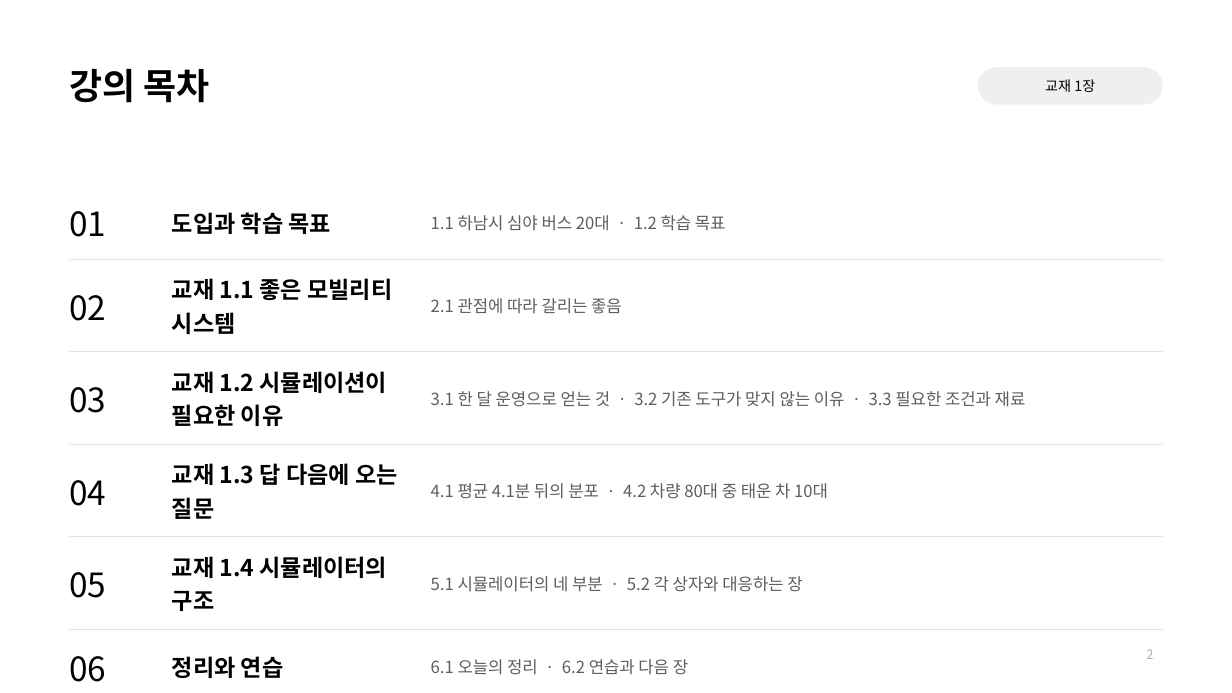
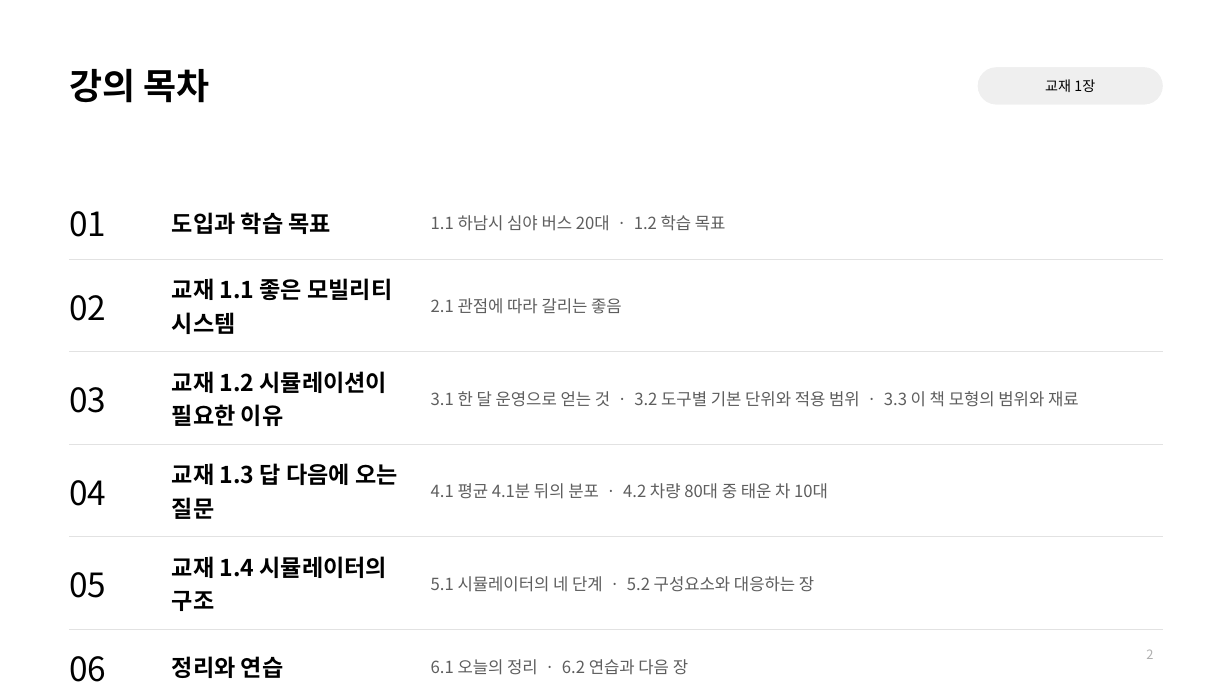
Before and after one commit to jihoyeo/smart-transport-logistics, a slide deck: slide 2 of slides/week01/ch01_why.pptx. Drawn at 1232x693 pixels with LibreOffice and Linux fonts; fonts in the diff are those of the drawing. Boxes give left, top, right and bottom in pixels: in the first picture for what was removed or moved away, otherwise in the second. Text is boxed around its words. In the diff, an @@ line names an element or a change of style, - is before the commit and + after.

```diff
--- a/slides/week01/ch01_why.pptx
+++ b/slides/week01/ch01_why.pptx
@@ table at <box>69,185,1163,686</box> @@
-row 3, column 3: 3.1 한 달 운영으로 얻는 것 · 3.2 기존 도구가 맞지 않는 이유 · 3.3 필요한 조건과 재료
+row 3, column 3: 3.1 한 달 운영으로 얻는 것 · 3.2 도구별 기본 단위와 적용 범위 · 3.3 이 책 모형의 범위와 재료
-row 5, column 3: 5.1 시뮬레이터의 네 부분 · 5.2 각 상자와 대응하는 장
+row 5, column 3: 5.1 시뮬레이터의 네 단계 · 5.2 구성요소와 대응하는 장
```
Also in this commit, not shown: 14 other slides changed, 1 other file.
